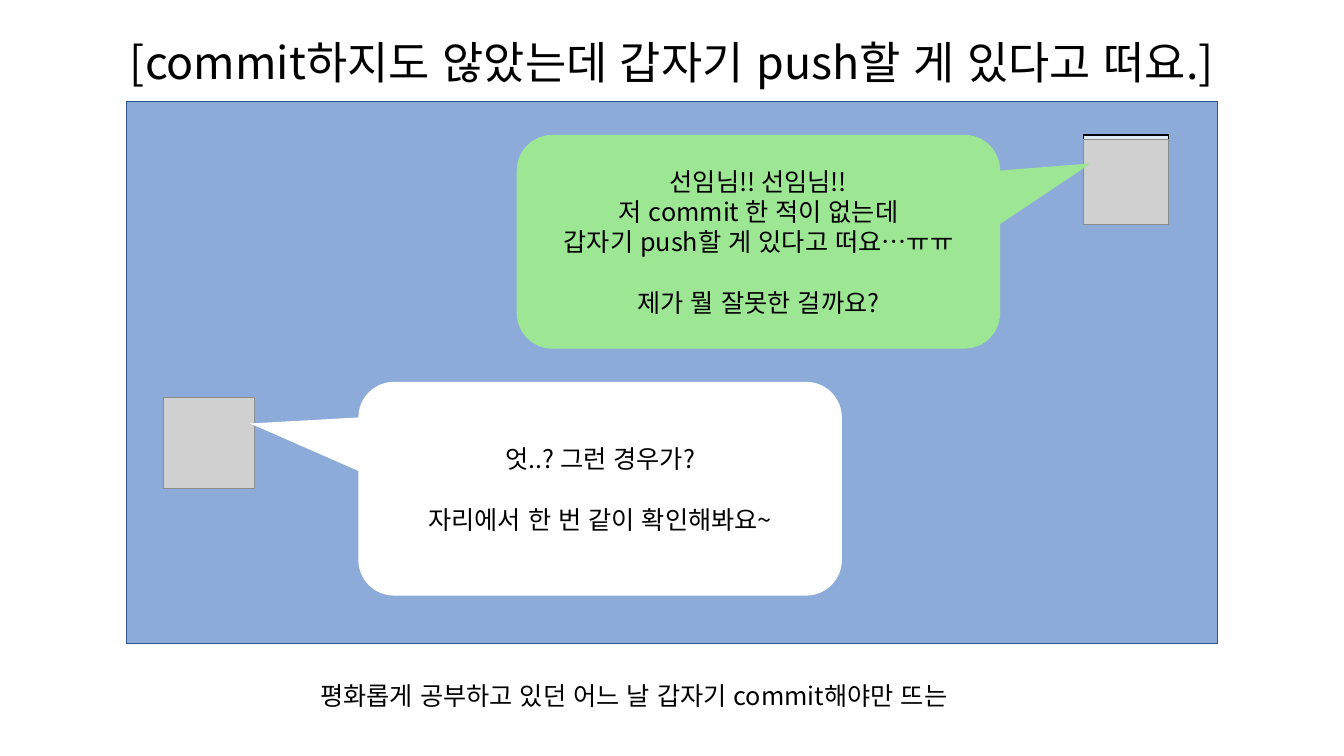
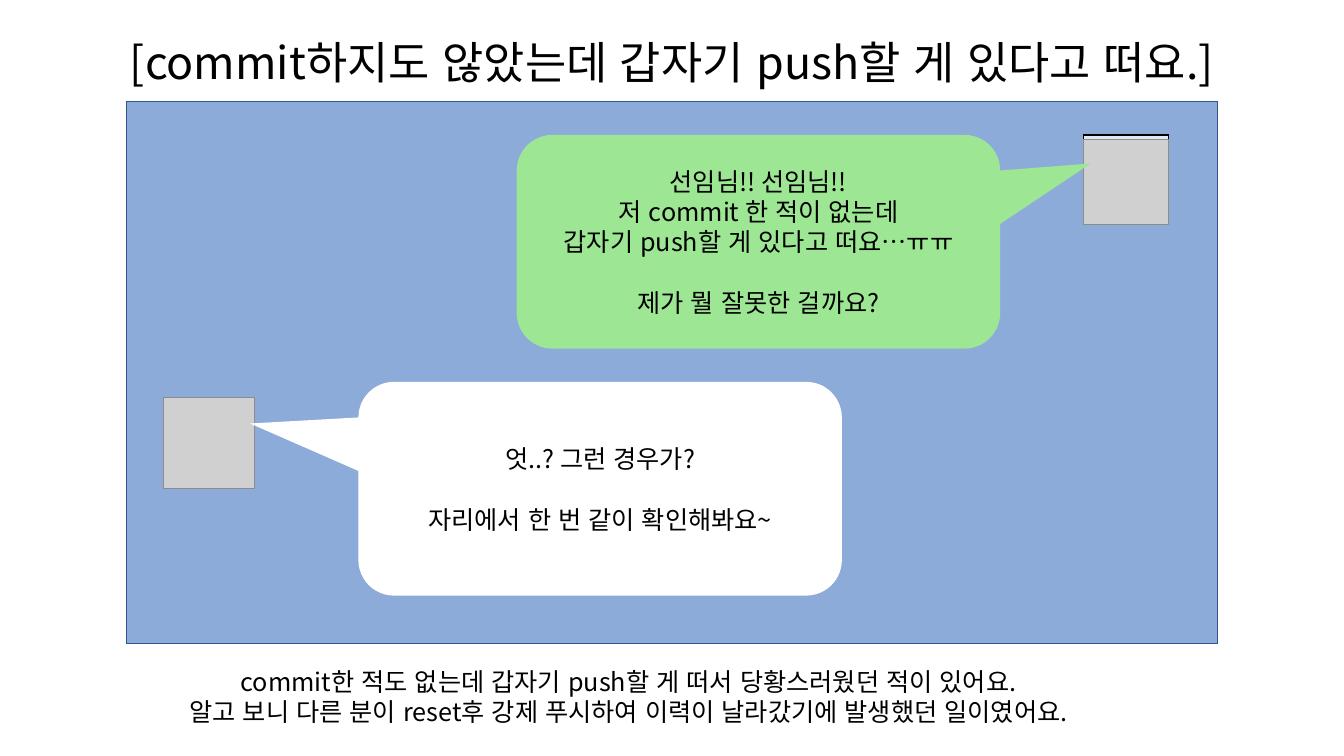
Before and after one commit to SeungHeeNoh/study_well, a slide deck: slide 42 of docs/8. git reset과 revert.pptx. Drawn at 1344x756 pixels with LibreOffice and Linux fonts; fonts in the diff are those of the drawing; grey boxes stand for pictures. Boxes give left, top, right and bottom in pixels: in the first picture for what was removed or moved away, otherwise in the second. Text is boxed around its words. In the diff, an @@ line names an element or a change of style, - is before the commit and + after.

```diff
--- a/docs/8. git reset과 revert.pptx
+++ b/docs/8. git reset과 revert.pptx
@@ text at bbox=[189, 670, 1067, 723]: text changed @@
-평화롭게 공부하고 있던 어느 날 갑자기 commit해야만 뜨는
+commit한 적도 없는데 갑자기 push할 게 떠서 당황스러웠던 적이 있어요.
+알고 보니 다른 분이 reset후 강제 푸시하여 이력이 날라갔기에 발생했던 일이였어요.
```
Also in this commit, not shown: 1 other slide changed, 6 slides added, 1 slide removed.
